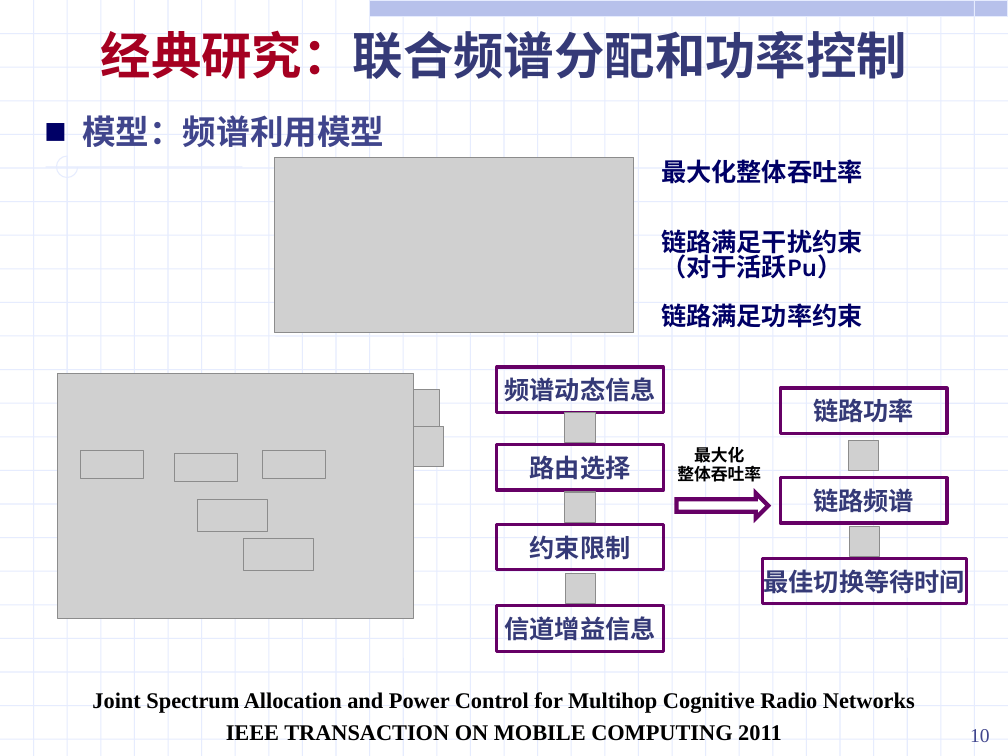
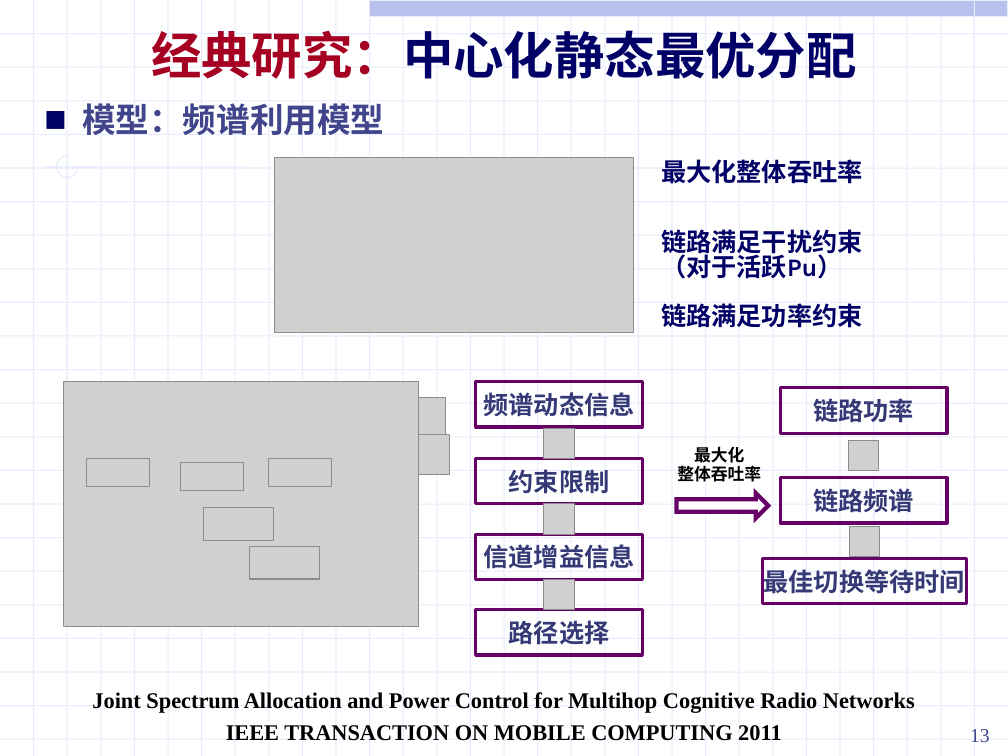
Before and after one commit to ssheroes/hello-world, a slide deck: slide 13 of 战术网频谱资源分配调研.pptx (slide 10 before the commit). Drawn at 1008x756 pixels with LibreOffice and Linux fonts; fonts in the diff are those of the drawing; grey boxes stand for pictures; background and template pictures are left out. Boxes give left, top, right and bottom in pixels: in the first picture for what was removed or moved away, otherwise in the second. Text is boxed around its words. In the diff, an @@ line names an element or a change of style, - is before the commit and + after.

```diff
--- a/战术网频谱资源分配调研.pptx
+++ b/战术网频谱资源分配调研.pptx
@@ text at <box>151,30,857,79</box>: text changed; font Karla to Noto Sans CJK SC; text colour #353A77 to #000066 @@
-经典研究：联合频谱分配和功率控制
+经典研究：中心化静态最优分配
@@ text "模型：频谱利用模型": place and size @@
-text "模型：频谱利用模型" at <box>82,115,384,147</box>
+text "模型：频谱利用模型" at <box>82,103,384,135</box>
@@ rectangle "频谱动态信息": place and size @@
-rectangle "频谱动态信息" at <box>497,367,663,412</box>
+rectangle "频谱动态信息" at <box>476,382,642,427</box>
@@ 8 pictures: place and size @@
-8 pictures at <box>57,374,444,619</box>
+8 pictures at <box>64,382,450,627</box>
@@ picture removed at <box>564,412,595,443</box> @@
@@ picture added at <box>544,428,575,459</box> @@
@@ rectangle "约束限制": place and size @@
-rectangle "约束限制" at <box>497,524,663,570</box>
+rectangle "约束限制" at <box>476,459,642,504</box>
@@ picture added at <box>544,504,575,534</box> @@
@@ picture removed at <box>564,492,595,522</box> @@
@@ rectangle "信道增益信息": place and size @@
-rectangle "信道增益信息" at <box>497,606,663,651</box>
+rectangle "信道增益信息" at <box>476,534,642,580</box>
@@ picture added at <box>544,580,575,610</box> @@
@@ picture removed at <box>565,574,596,604</box> @@
@@ rectangle "路径选择": place and size @@
-rectangle "路径选择" at <box>497,445,663,490</box>
+rectangle "路径选择" at <box>476,610,642,655</box>
@@ text in rectangle at <box>509,620,610,645</box>: text changed @@
-路由选择
+路径选择
@@ page number at <box>970,729,990,742</box>: text changed @@
-10
+13
```
Also in this commit, not shown: 35 other slides changed, 4 slides added, 1 slide removed, 5 other files.
